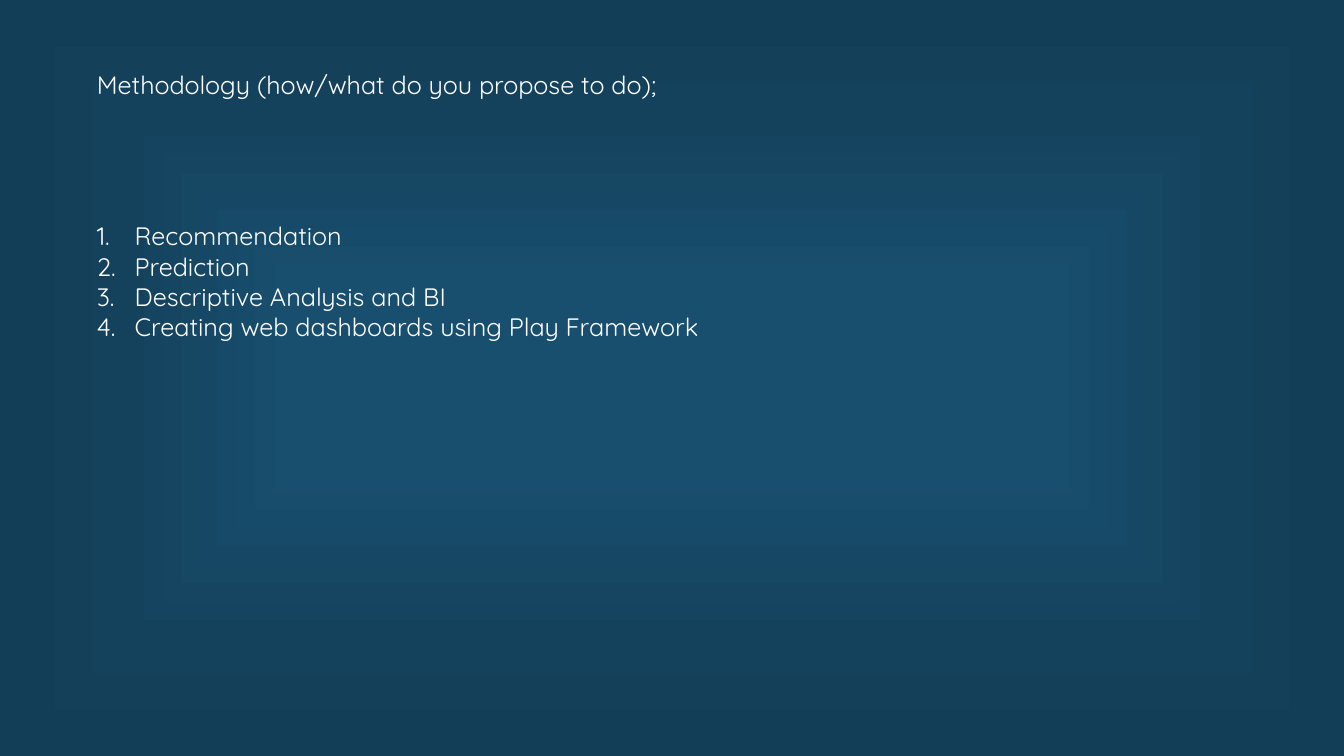
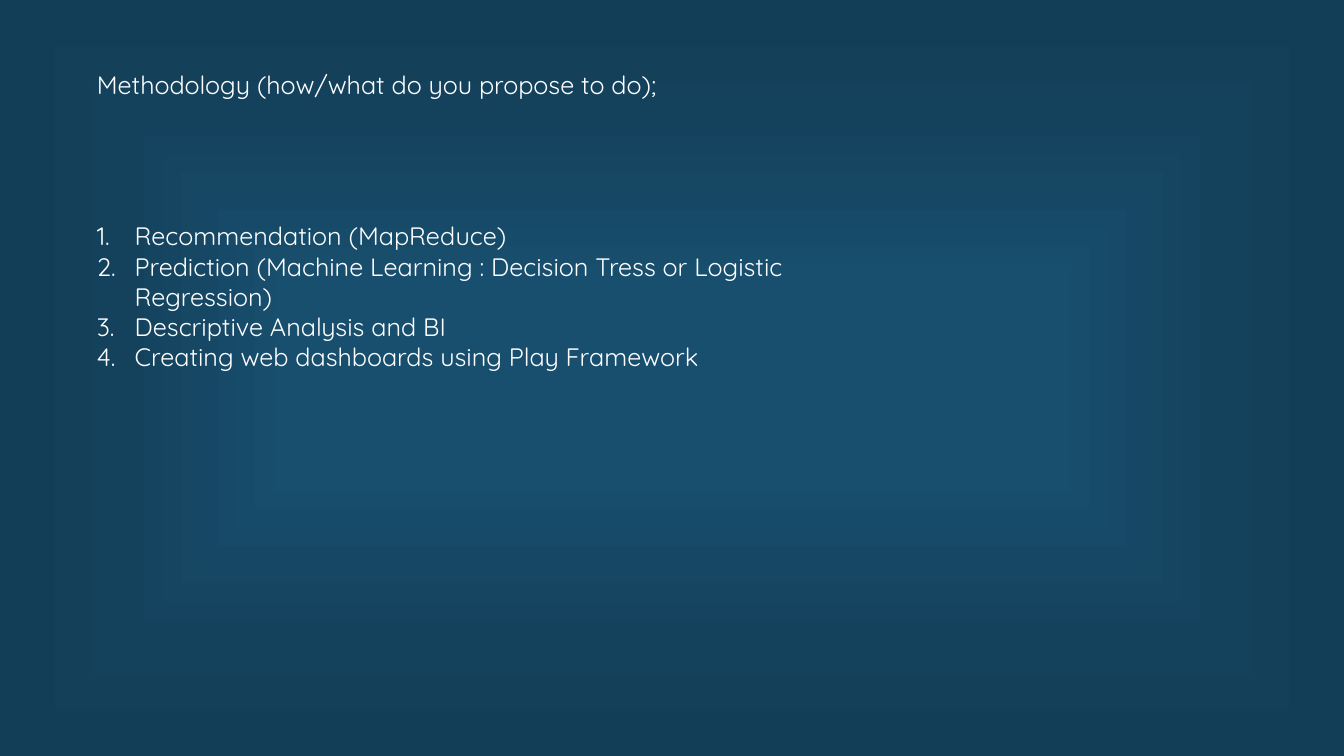
Before and after one commit to Ruchi2729/Scala-Final-Project, a slide deck: slide 3 of Final pre.pptx. Drawn at 1344x756 pixels with LibreOffice and Linux fonts; fonts in the diff are those of the drawing. Boxes give left, top, right and bottom in pixels: in the first picture for what was removed or moved away, otherwise in the second. Text is boxed around its words. In the diff, an @@ line names an element or a change of style, - is before the commit and + after.

Commit message:
Latest Change

```diff
--- a/Final pre.pptx
+++ b/Final pre.pptx
@@ text at box(135, 226, 782, 311): text changed @@
-1. Recommendation
-2. Prediction
+1. Recommendation (MapReduce)
+2. Prediction (Machine Learning : Decision Tress or Logistic Regression)
```
